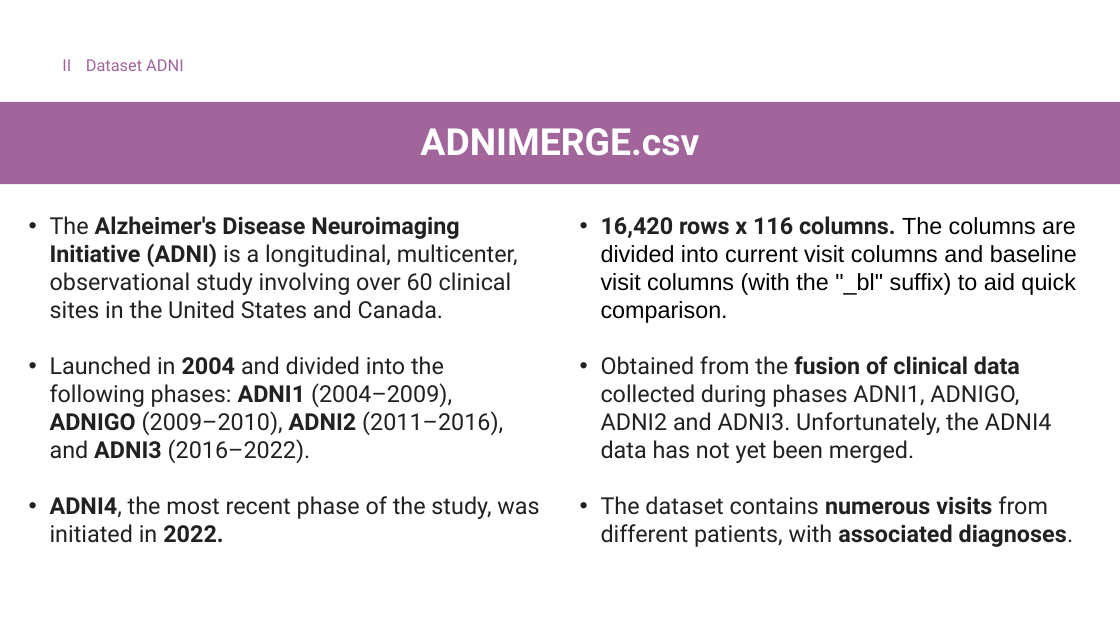
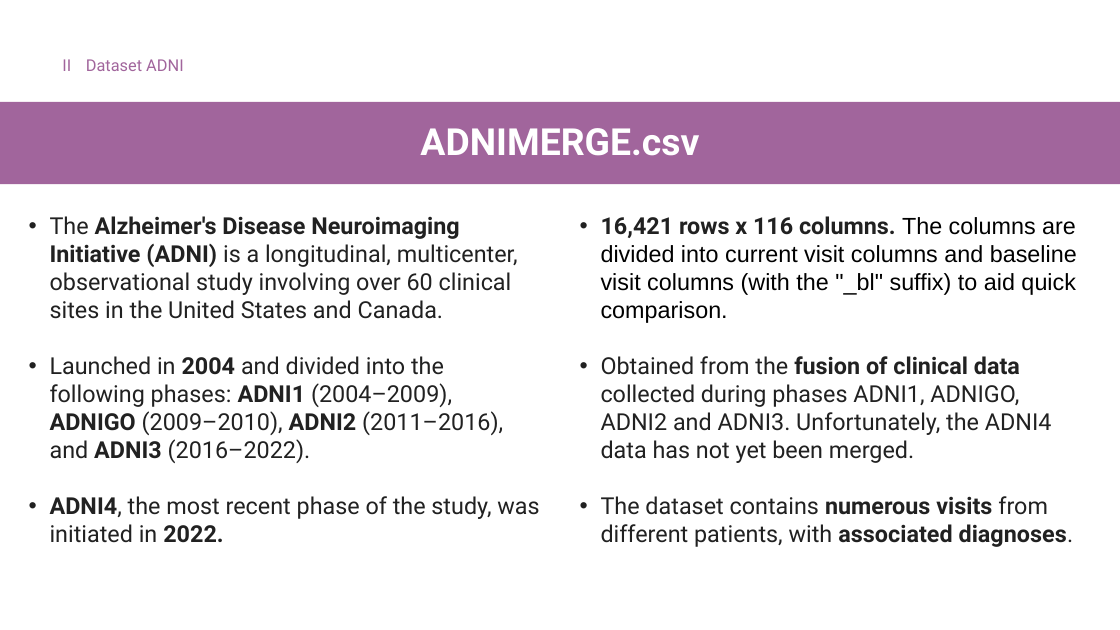
Before and after one commit to Tenshin000/CogniPredictAD, a slide deck: slide 7 of Presentation.pptx. Drawn at 1120x630 pixels with LibreOffice and Linux fonts; fonts in the diff are those of the drawing. Boxes give left, top, right and bottom in pixels: in the first picture for what was removed or moved away, otherwise in the second. Text is boxed around its words. In the diff, an @@ line names an element or a change of style, - is before the commit and + after.

```diff
--- a/Presentation.pptx
+++ b/Presentation.pptx
@@ text at [601,216,1077,323]: text changed @@
-• 16,420 rows x 116 columns. The columns are divided into current visit columns and baseline visit columns (with the "_bl" suffix) to aid quick comparison.
+• 16,421 rows x 116 columns. The columns are divided into current visit columns and baseline visit columns (with the "_bl" suffix) to aid quick comparison.
```
Also in this commit, not shown: 11 other files.
